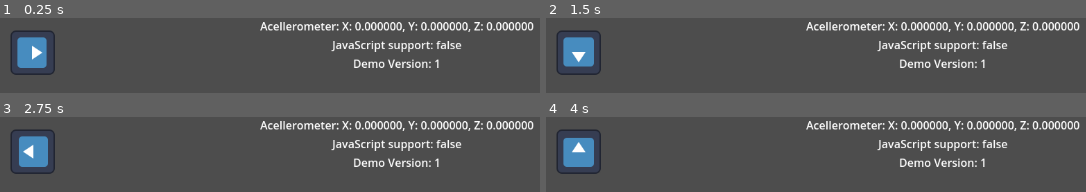
Above: before the commit, frames 1-4 (two rows, left to right).
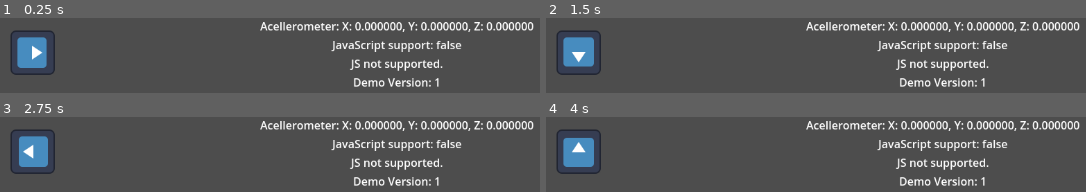
Above: after the commit, the same moments.

Repository: egreenfield323/CS390-group-prototype-2
Game: Godot game, scene res://scenes/test/input_demo.tscn
The game is run twice, just before and just after one commit, with the same random seed, the same clock (stepped at 60 frames per second) and the same inputs. The engine's default icon, where the game draws it, is replaced by a stand-in: a white triangle on a blue panel in a dark square.
Inputs:
- Up to frame 1 (0.25 s): no input
- Up to frame 2 (1.5 s): tap Enter at 0.5 s; tap Space at 1.25 s
- Up to frame 3 (2.75 s): tap Enter at 2 s
- Up to frame 4 (4 s): tap Space at 2.75 s; tap Enter at 3.5 s

The runs differ from the first frame. In frame 1, 2.1% of the frame differs, in the area x 64-83%, y 54-92%; in frame 2, 2.1%; in frame 3, 2.1%; in frame 4, 2.1%.

Commit message:
Show user agent to test JS support

Diff:
--- a/autoload/web_input.gd
+++ b/autoload/web_input.gd
@@ -38,3 +38,10 @@
 
 func supports_js() -> bool:
 	return OS.has_feature("web_ios") or OS.has_feature("web_android")
+
+
+func get_user_agent() -> String:
+	if !supports_js():
+		return "JS not supported."
+	else:
+		return JavaScriptBridge.eval("navigator.userAgent")
--- a/scenes/test/input_demo.gd
+++ b/scenes/test/input_demo.gd
@@ -6,4 +6,5 @@
 func _process(delta: float) -> void:
 	var data := WebInput.get_accelerometer()
 	$VBox/Acellerometer.text = ACCELEROMETER_TEXT % [data.x, data.y, data.z]
+	$VBox/UserAgent.text = WebInput.get_user_agent()
 	$VBox/Support.text = SUPPORT_TEXT % WebInput.supports_js()
--- a/scenes/test/input_demo.tscn
+++ b/scenes/test/input_demo.tscn
@@ -37,7 +37,15 @@
 vertical_alignment = 1
 autowrap_mode = 3
 
-[node name="Support2" type="Label" parent="VBox"]
+[node name="UserAgent" type="Label" parent="VBox"]
+layout_mode = 2
+size_flags_vertical = 1
+text = "JavaScript Support: XXXX"
+horizontal_alignment = 1
+vertical_alignment = 1
+autowrap_mode = 3
+
+[node name="DemoVersion" type="Label" parent="VBox"]
 layout_mode = 2
 size_flags_vertical = 1
 text = "Demo Version: 1"
Not shown, changed: index.html
Not shown, changed: index.pck
